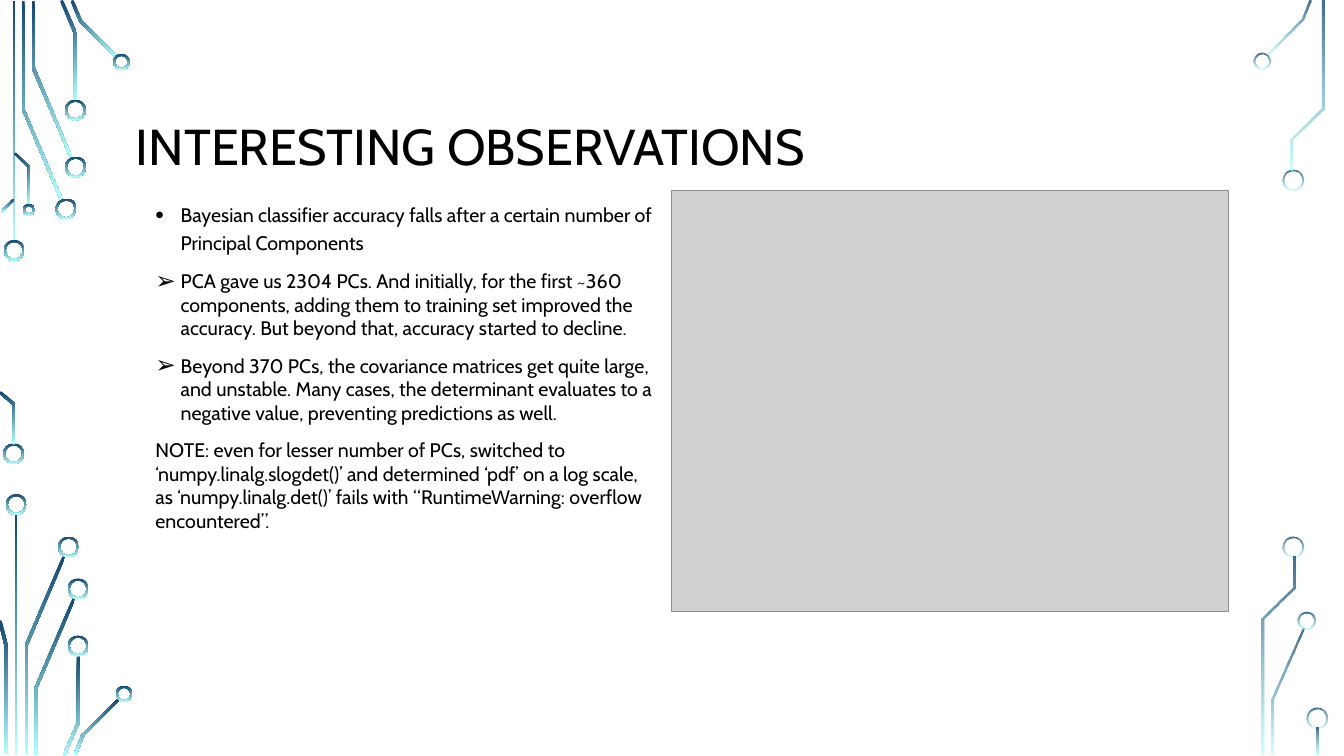
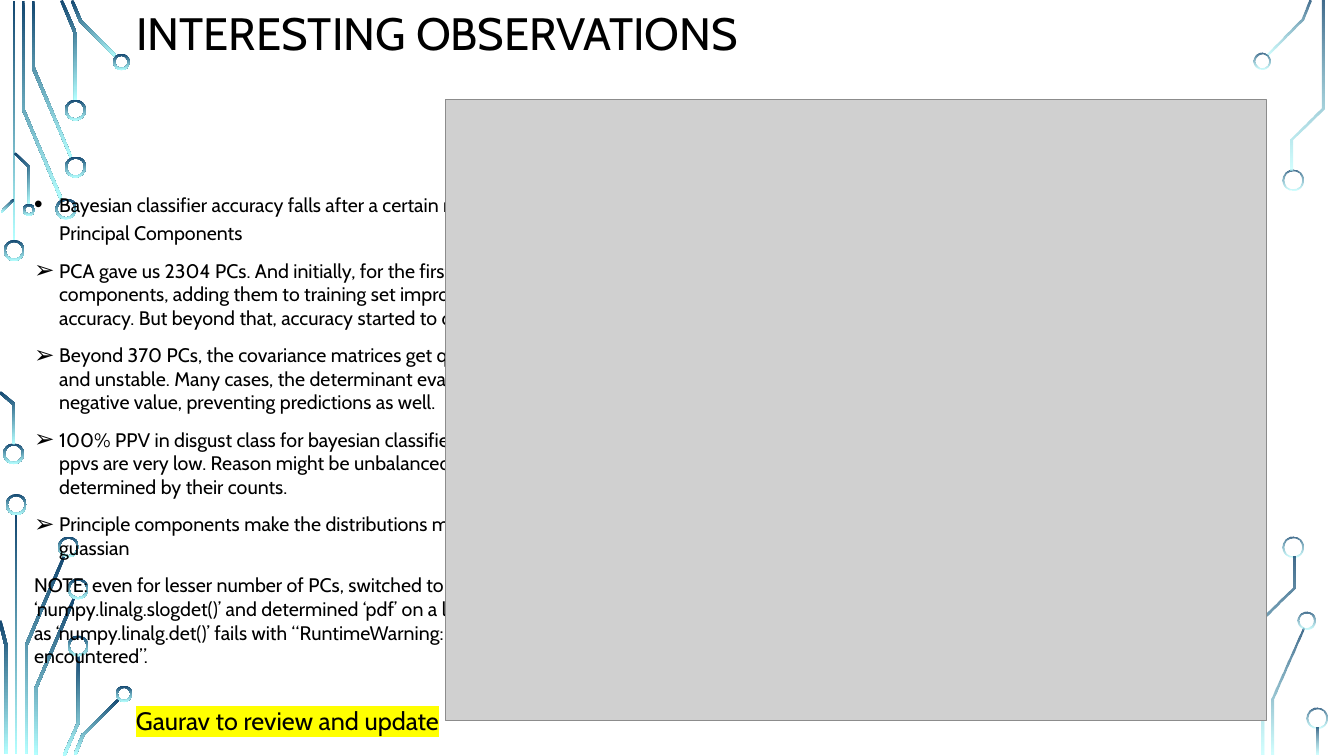
Before and after one commit to MR-KHILADI/Facial-Expression-Recognition, a slide deck: slide 14 of Final Project Draft.pptx (slide 12 before the commit). Drawn at 1344x756 pixels with LibreOffice and Linux fonts; fonts in the diff are those of the drawing; grey boxes stand for pictures; background and template pictures are left out. Boxes give left, top, right and bottom in pixels: in the first picture for what was removed or moved away, otherwise in the second. Text is boxed around its words. In the diff, an @@ line names an element or a change of style, - is before the commit and + after.

```diff
--- a/Final Project Draft.pptx
+++ b/Final Project Draft.pptx
@@ title "INTERESTING OBSERVATIONS": place and size @@
-title "INTERESTING OBSERVATIONS" at <box>136,129,805,166</box>
+title "INTERESTING OBSERVATIONS" at <box>136,17,738,51</box>
@@ title "INTERESTING OBSERVATIONS" at <box>136,17,738,51</box>: size 36 to 32.4 pt @@
@@ picture: place and size @@
-picture at <box>671,191,1228,612</box>
+picture at <box>446,100,1266,721</box>
@@ text "Bayesian classifier accuracy falls after ...": place and size @@
-text "Bayesian classifier accuracy falls after ..." at <box>155,207,652,529</box>
+text "Bayesian classifier accuracy falls after ..." at <box>34,195,509,669</box>
@@ text at <box>59,430,476,561</box>: paragraphs added @@
+➢ 100% PPV in disgust class for bayesian classifier and rest ppvs are very low. Reason might be unbalanced classes determined by their counts.
+➢ Principle components make the distributions more guassian
@@ text added at <box>136,711,439,736</box>, 18 pt, text #000000 @@
+Gaurav to review and update
```
Also in this commit, not shown: 9 other slides changed, 3 slides added, 1 slide removed.
